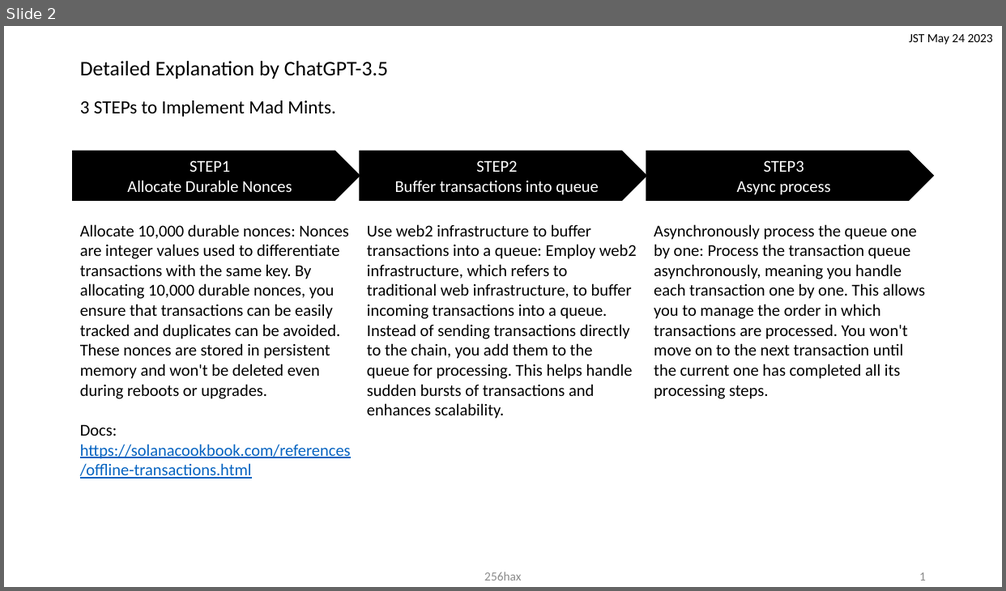
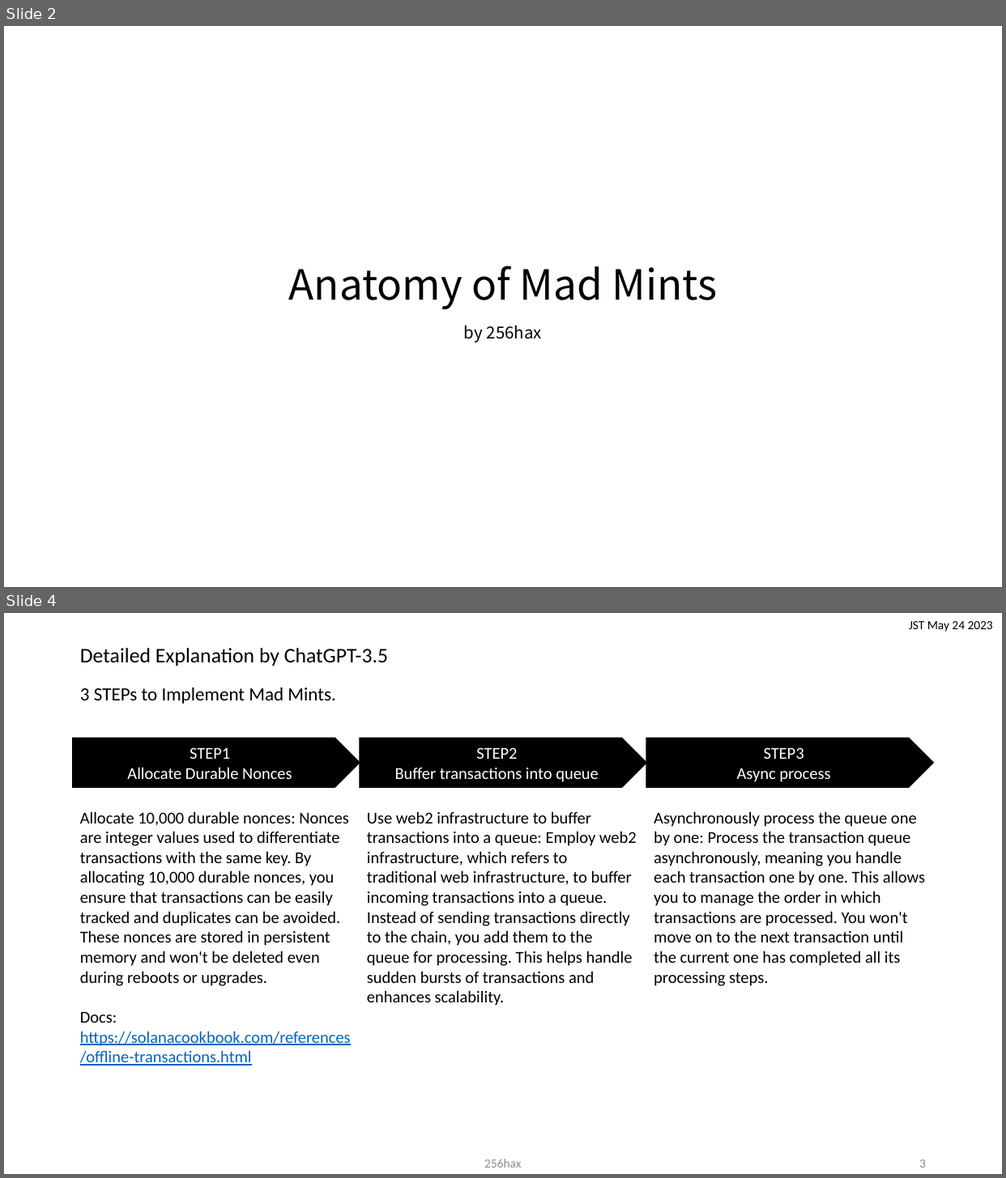
Before and after one commit to 256hax/mad-mints, a slide deck: docs/Mad-Mints.pptx. Shown one above the other, each under a label of ours: slide 2 before the commit, slides 2 and 4 after it; the slides between them are not shown. The pictures are 1006x591 and 1006x1178 pixels, drawn with LibreOffice and Linux fonts; fonts in the diff are those of the drawing; background and template pictures are left out. Boxes give left, top, right and bottom in pixels: in the first picture for what was removed or moved away, otherwise in the second. Text is boxed around its words. In the diff, an @@ line names an element or a change of style, - is before the commit and + after.

```diff
--- a/docs/Mad-Mints.pptx
+++ b/docs/Mad-Mints.pptx
@@ slide 2 added at (4,26,1002,587), background #FFFFFF @@
@@ title added at (289,266,717,310), 40 pt, text #000000 @@
+Anatomy of Mad Mints
@@ subtitle added at (464,325,542,343), 16 pt, text #000000 @@
+by 256hax
@@ what was slide 2 is now slide 4 @@
@@ page number at (919,1160,926,1168): text changed @@
-1
+3
```
Also in this commit, not shown: 4 slides changed, 3 other slides added, 1 slide removed.
